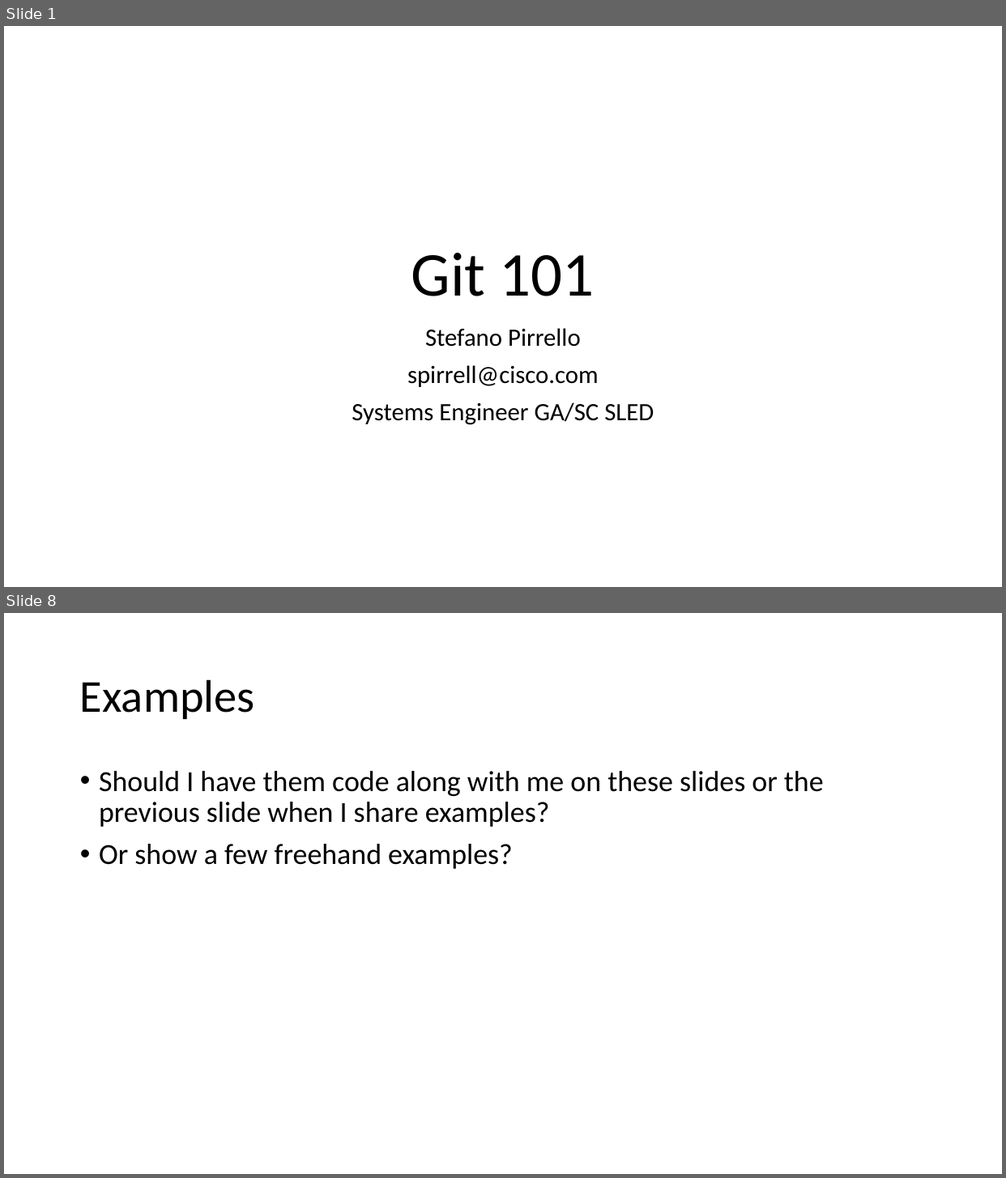
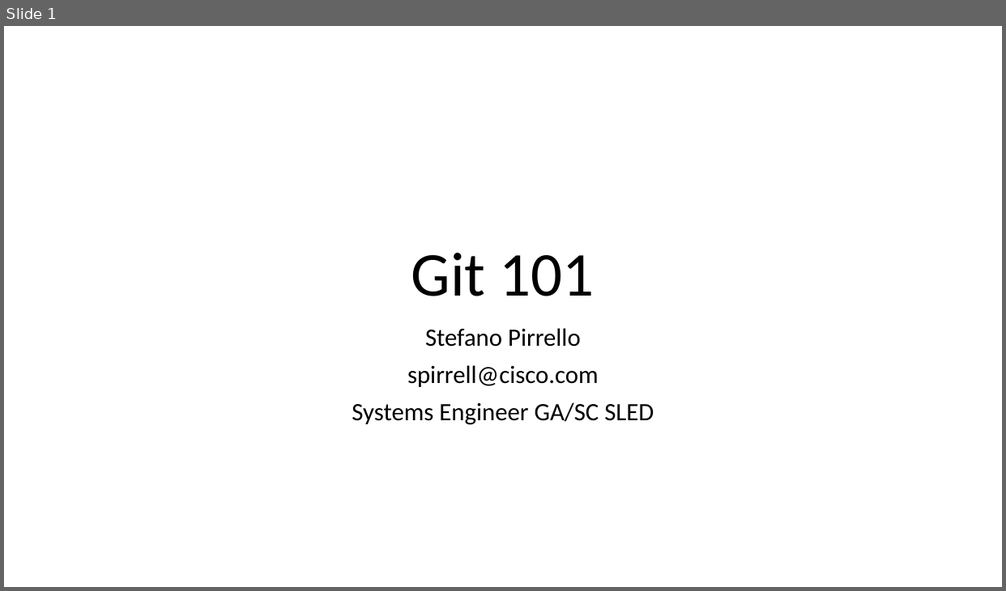
Before and after one commit to spirrello/devshow, a slide deck: Git101.pptx. Shown one above the other, each under a label of ours: slides 1 and 8 before the commit, slide 1 after it; the slides between them are not shown. The pictures are 1006x1178 and 1006x591 pixels, drawn with LibreOffice and Linux fonts; fonts in the diff are those of the drawing. Boxes give left, top, right and bottom in pixels: in the first picture for what was removed or moved away, otherwise in the second. Text is boxed around its words. In the diff, an @@ line names an element or a change of style, - is before the commit and + after.

```diff
--- a/Git101.pptx
+++ b/Git101.pptx
@@ slide 8 removed at (4, 613, 1002, 1174), background #FFFFFF @@
@@ title removed at (80, 679, 255, 719) @@
-Examples
@@ text removed at (99, 771, 824, 869) @@
-• Should I have them code along with me on these slides or the previous slide when I share examples?
-• Or show a few freehand examples?
```
Also in this commit, not shown: 2 slides changed, 4 slides added, 4 other slides removed, 1 other file.
